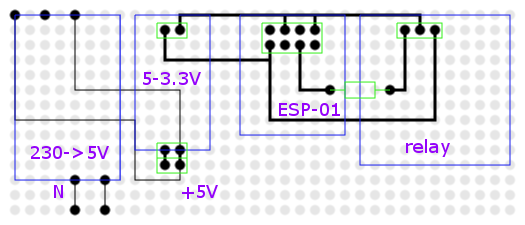
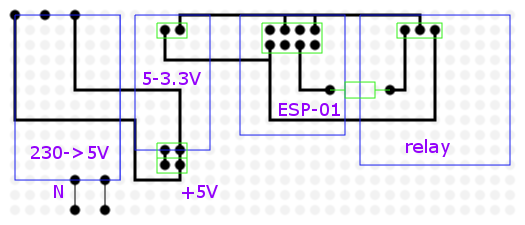
Layer changes from the first w=525, h=225 image to the second:
painted on "copper" over box(13, 15, 182, 182)
"universal board": opacity 10% → 5% over box(9, 9, 516, 216)
